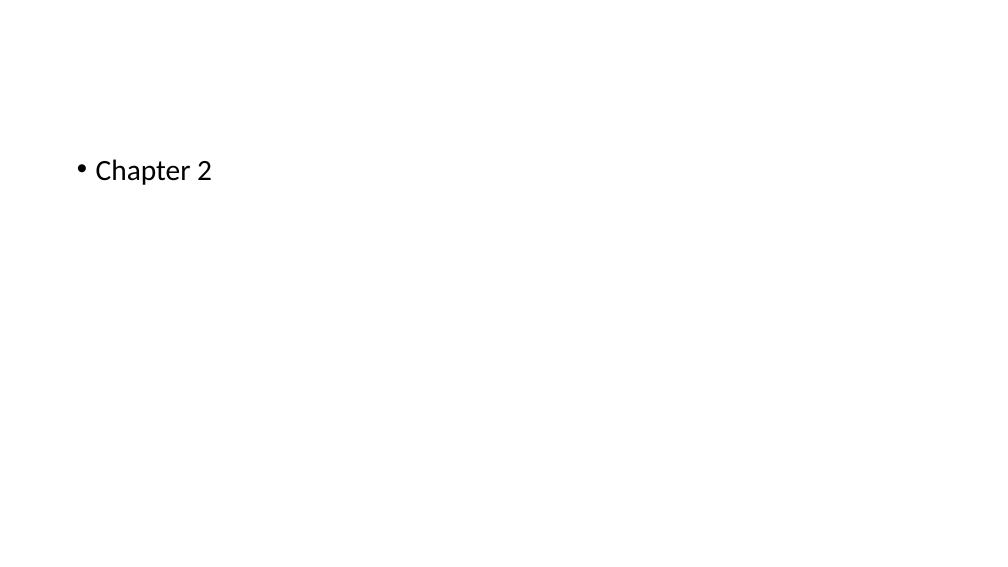
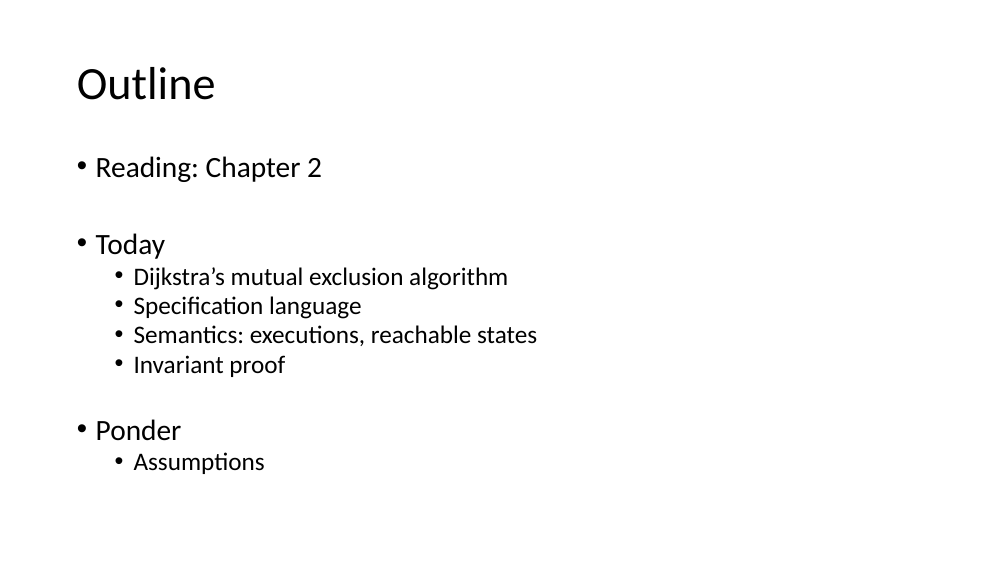
Before and after one commit to sayanmitracode/cpsbooksite, a slide deck: slide 2 of Slides/ModelingComputation.pptx. Drawn at 1008x567 pixels with LibreOffice and Linux fonts; fonts in the diff are those of the drawing. Boxes give left, top, right and bottom in pixels: in the first picture for what was removed or moved away, otherwise in the second. Text is boxed around its words. In the diff, an @@ line names an element or a change of style, - is before the commit and + after.

```diff
--- a/Slides/ModelingComputation.pptx
+++ b/Slides/ModelingComputation.pptx
@@ title added at bbox=[77, 67, 216, 100], 44 pt, text #000000 @@
+Outline
@@ text at bbox=[96, 156, 537, 474]: text changed; size 28 to 24 pt @@
-• Chapter 2
+• Reading: Chapter 2
+• Today
+  • Dijkstra’s mutual exclusion algorithm
+  • Specification language
+  • Semantics: executions, reachable states
+  • Invariant proof
+• Ponder
+  • Assumptions
```
Also in this commit, not shown: 8 other slides changed, 3 slides added, 3 other files.
